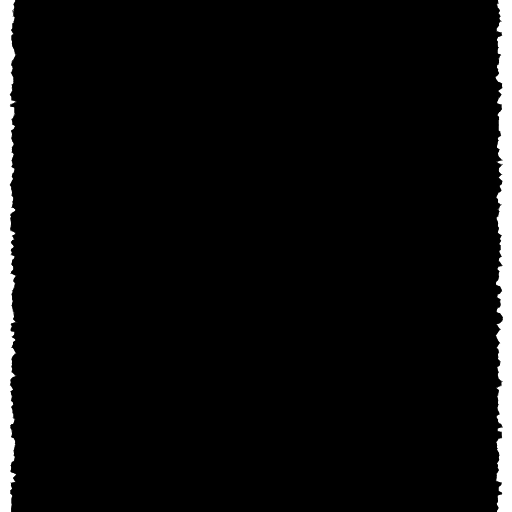
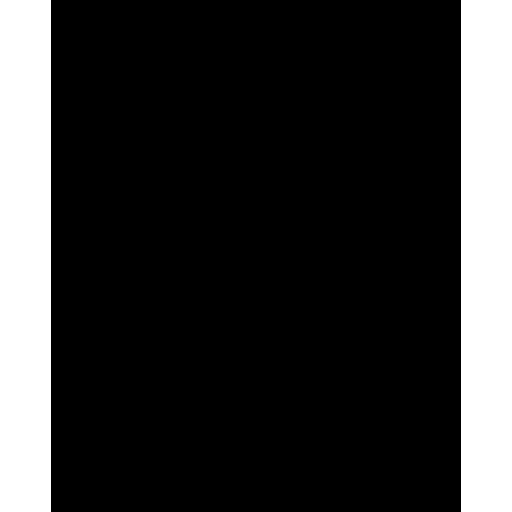
Revision of a layered (512, 512) image; what changed, layer by layer:
hid "Layer 2", painted on it over 9, 0, 503, 512
